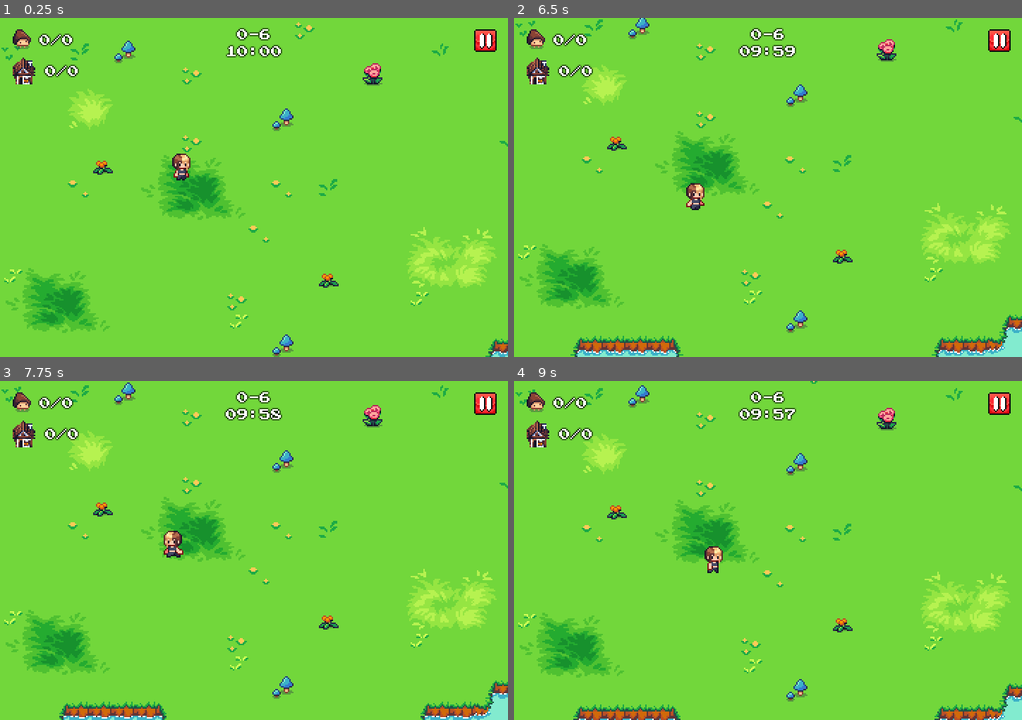
Above: before the commit, frames 1-4 (two rows, left to right).
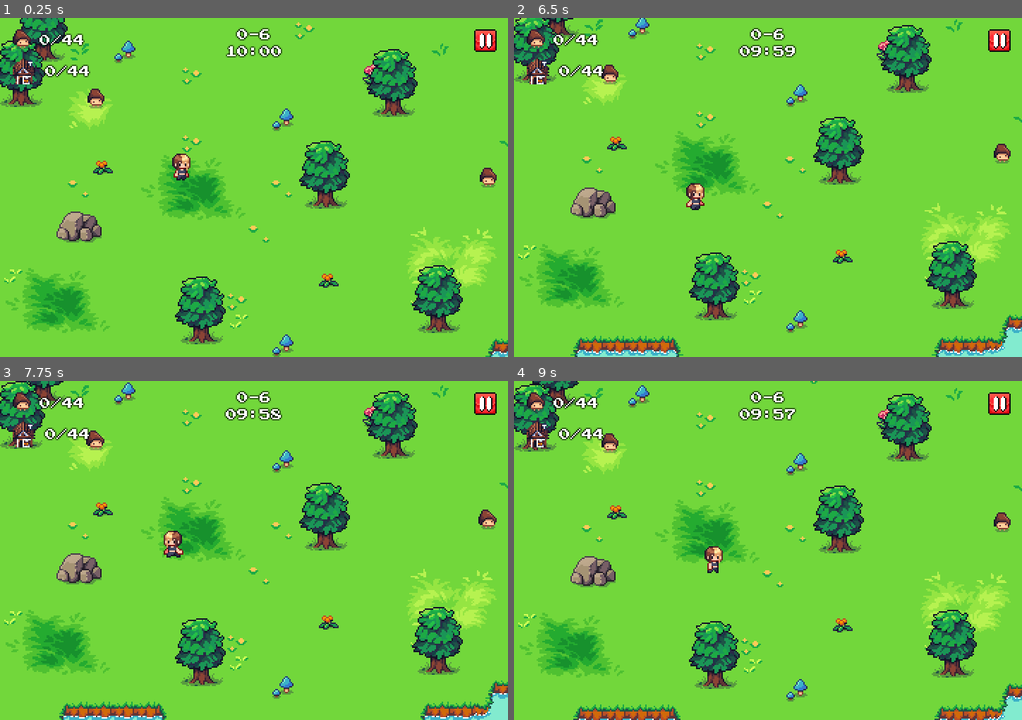
Above: after the commit, the same moments.

Repository: dmitrii-eremin/watch-your-step
Game: Godot game, scene res://scenes/levels/level_06.tscn
Two runs of this game, one before a commit and one after it. Both use one fixed random seed, a clock stepped at 60 frames per second and the inputs below. This scene is started directly instead of the project's main scene.
Inputs (mouse positions are in pixels of both pictures, inside the frame that each line leads up to):
- Up to frame 1 (0.25 s): no input
- Up to frame 2 (6.5 s): click (1001, 41) at 0.5 s; tap Enter (ui_accept) at 1.25, 1.52, 2, 2.75, 3.5, 4.52, 5, 5.75 s; move the mouse to (879, 170) at 1.27 s; hold Right (go_right) 1.28-2 s; click (879, 170) at 1.42 s; drag from (666, 204) to (742, 255) at 2.02 s; move the mouse to (818, 112) at 2.77 s; hold Right (go_right) 2.78-3.5 s; drag from (742, 255) to (615, 136) at 3.52 s; move the mouse to (920, 238) at 4.27 s; hold Left (go_left) 4.28-5 s; drag from (615, 136) to (691, 102) at 5.02 s; move the mouse to (793, 187) at 5.77 s; hold Down (go_down) from 5.78 s (still down); click (793, 187) at 5.92 s
- Up to frame 3 (7.75 s): release Down (go_down) at 6.5 s; drag from (177, 465) to (152, 567) at 6.52 s; move the mouse to (365, 533) at 7.27 s; hold Up (go_up) from 7.28 s (still down); tap Enter (ui_accept) at 7.52 s
- Up to frame 4 (9 s): release Up (go_up) at 8 s; drag from (666, 567) to (742, 618) at 8.02 s; move the mouse to (818, 475) at 8.77 s; hold Down (go_down) from 8.78 s (still down)

The runs differ from the first frame. In frame 1, 8.3% of the frame differs, in the area x 0-98%, y 0-97%; in frame 2, 7.7%; in frame 3, 7.8%; in frame 4, 7.8%.

Commit message:
added mushrooms to level 06

Diff:
--- a/scenes/levels/level_06.tscn
+++ b/scenes/levels/level_06.tscn
@@ -1,12 +1,15 @@
-[gd_scene load_steps=2 format=4 uid="uid://fxx3rsebu526"]
+[gd_scene load_steps=5 format=4 uid="uid://fxx3rsebu526"]
 
 [ext_resource type="PackedScene" uid="uid://ddtoa4aqk6jy3" path="res://scenes/levels/basic_level.tscn" id="1_xbig6"]
+[ext_resource type="PackedScene" uid="uid://cfav76elus1cx" path="res://scenes/tree.tscn" id="2_j2blp"]
+[ext_resource type="PackedScene" uid="uid://y1k0bbofm7jh" path="res://scenes/stone.tscn" id="3_sjpyf"]
+[ext_resource type="PackedScene" uid="uid://b5ke8t4tm5p1c" path="res://scenes/mushroom.tscn" id="4_sjpyf"]
 
 [node name="Level06" instance=ExtResource("1_xbig6")]
 metadata/level = "level06"
 
 [node name="TileMapLayer" parent="WorldMap" index="0"]
-tile_map_data = PackedByteArray("AAAAAAAAAAADAAEAAAAAAAEAAAA …(78550 unchanged characters)… ACDABoAAAAFAAgAAACDABsAAAAFAAkAAACDABwAAAADAAEAAACDAB0AAAADAAEAAACDAB4AAAADAAEAAACDAB8 …(29055 unchanged characters)…
+tile_map_data = PackedByteArray("AAAAAAAAAAADAAEAAAAAAAEAAAA …(78550 unchanged characters)… ACDABoAAAAFAAgAAACDABsAAAAFAAkAAACDABwAAgAHAAcAAACDAB0AAAADAAEAAACDAB4AAAADAAEAAACDAB8 …(29055 unchanged characters)…
 
 [node name="SecondGroundLevelLayer" parent="WorldMap" index="1"]
 tile_map_data = PackedByteArray("AAAXACAAAAAJAAcAAAAXACIAAQAEAAQAAAAXACYAAAAJAAcAAAAYACEAAAAIAAcAAAAYACoAAAAJAAcAAAAaAC …(14928 unchanged characters)…
@@ -20,8 +23,437 @@
 [node name="Obstacles" type="Node2D" parent="YSortedObjects" index="2"]
 y_sort_enabled = true
 
+[node name="Tree" parent="YSortedObjects/Obstacles" index="0" instance=ExtResource("2_j2blp")]
+position = Vector2(32, 24)
+
+[node name="Tree2" parent="YSortedObjects/Obstacles" index="1" instance=ExtResource("2_j2blp")]
+position = Vector2(16, 56)
+
+[node name="Tree3" parent="YSortedObjects/Obstacles" index="2" instance=ExtResource("2_j2blp")]
+position = Vector2(144, 224)
+
+[node name="Tree4" parent="YSortedObjects/Obstacles" index="3" instance=ExtResource("2_j2blp")]
+position = Vector2(312, 216)
+
+[node name="Tree5" parent="YSortedObjects/Obstacles" index="4" instance=ExtResource("2_j2blp")]
+position = Vector2(232, 128)
+
+[node name="Tree6" parent="YSortedObjects/Obstacles" index="5" instance=ExtResource("2_j2blp")]
+position = Vector2(280, 63)
+
+[node name="Tree7" parent="YSortedObjects/Obstacles" index="6" instance=ExtResource("2_j2blp")]
+position = Vector2(424, 96)
+
+[node name="Tree8" parent="YSortedObjects/Obstacles" index="7" instance=ExtResource("2_j2blp")]
+position = Vector2(424, 192)
+
+[node name="Tree9" parent="YSortedObjects/Obstacles" index="8" instance=ExtResource("2_j2blp")]
+position = Vector2(504, 28)
+
+[node name="Tree10" parent="YSortedObjects/Obstacles" index="9" instance=ExtResource("2_j2blp")]
+position = Vector2(504, 70)
+
+[node name="Tree11" parent="YSortedObjects/Obstacles" index="10" instance=ExtResource("2_j2blp")]
+position = Vector2(504, 112)
+
+[node name="Tree12" parent="YSortedObjects/Obstacles" index="11" instance=ExtResource("2_j2blp")]
+position = Vector2(592, 198)
+
+[node name="Tree13" parent="YSortedObjects/Obstacles" index="12" instance=ExtResource("2_j2blp")]
+position = Vector2(616, 231)
+
+[node name="Tree14" parent="YSortedObjects/Obstacles" index="13" instance=ExtResource("2_j2blp")]
+position = Vector2(688, 200)
+
+[node name="Tree15" parent="YSortedObjects/Obstacles" index="14" instance=ExtResource("2_j2blp")]
+position = Vector2(648, 42)
+
+[node name="Tree16" parent="YSortedObjects/Obstacles" index="15" instance=ExtResource("2_j2blp")]
+position = Vector2(808, 127)
+
+[node name="Tree17" parent="YSortedObjects/Obstacles" index="16" instance=ExtResource("2_j2blp")]
+position = Vector2(776, 248)
+
+[node name="Tree18" parent="YSortedObjects/Obstacles" index="17" instance=ExtResource("2_j2blp")]
+position = Vector2(784, 28)
+
+[node name="Tree19" parent="YSortedObjects/Obstacles" index="18" instance=ExtResource("2_j2blp")]
+position = Vector2(872, 190)
+
+[node name="Tree20" parent="YSortedObjects/Obstacles" index="19" instance=ExtResource("2_j2blp")]
+position = Vector2(928, 77)
+
+[node name="Tree21" parent="YSortedObjects/Obstacles" index="20" instance=ExtResource("2_j2blp")]
+position = Vector2(1088, 183)
+
+[node name="Tree22" parent="YSortedObjects/Obstacles" index="21" instance=ExtResource("2_j2blp")]
+position = Vector2(1096, 116)
+
+[node name="Tree23" parent="YSortedObjects/Obstacles" index="22" instance=ExtResource("2_j2blp")]
+position = Vector2(1104, 149)
+
+[node name="Tree24" parent="YSortedObjects/Obstacles" index="23" instance=ExtResource("2_j2blp")]
+position = Vector2(1112, 32)
+
+[node name="Tree25" parent="YSortedObjects/Obstacles" index="24" instance=ExtResource("2_j2blp")]
+position = Vector2(1328, 64)
+
+[node name="Tree26" parent="YSortedObjects/Obstacles" index="25" instance=ExtResource("2_j2blp")]
+position = Vector2(808, 597)
+
+[node name="Tree27" parent="YSortedObjects/Obstacles" index="26" instance=ExtResource("2_j2blp")]
+position = Vector2(760, 504)
+
+[node name="Tree28" parent="YSortedObjects/Obstacles" index="27" instance=ExtResource("2_j2blp")]
+position = Vector2(1136, 664)
+
+[node name="Tree29" parent="YSortedObjects/Obstacles" index="28" instance=ExtResource("2_j2blp")]
+position = Vector2(1944, 680)
+
+[node name="Tree30" parent="YSortedObjects/Obstacles" index="29" instance=ExtResource("2_j2blp")]
+position = Vector2(1224, 568)
+
+[node name="Tree31" parent="YSortedObjects/Obstacles" index="30" instance=ExtResource("2_j2blp")]
+position = Vector2(1272, 503)
+
+[node name="Tree32" parent="YSortedObjects/Obstacles" index="31" instance=ExtResource("2_j2blp")]
+position = Vector2(1344, 287)
+
+[node name="Tree33" parent="YSortedObjects/Obstacles" index="32" instance=ExtResource("2_j2blp")]
+position = Vector2(1600, 567)
+
+[node name="Tree34" parent="YSortedObjects/Obstacles" index="33" instance=ExtResource("2_j2blp")]
+position = Vector2(1416, 279)
+
+[node name="Tree35" parent="YSortedObjects/Obstacles" index="34" instance=ExtResource("2_j2blp")]
+position = Vector2(1432, 375)
+
+[node name="Tree36" parent="YSortedObjects/Obstacles" index="35" instance=ExtResource("2_j2blp")]
+position = Vector2(1368, 343)
+
+[node name="Tree37" parent="YSortedObjects/Obstacles" index="36" instance=ExtResource("2_j2blp")]
+position = Vector2(1584, 638)
+
+[node name="Tree38" parent="YSortedObjects/Obstacles" index="37" instance=ExtResource("2_j2blp")]
+position = Vector2(1608, 671)
+
+[node name="Tree39" parent="YSortedObjects/Obstacles" index="38" instance=ExtResource("2_j2blp")]
+position = Vector2(1680, 640)
+
+[node name="Tree40" parent="YSortedObjects/Obstacles" index="39" instance=ExtResource("2_j2blp")]
+position = Vector2(1640, 482)
+
+[node name="Tree41" parent="YSortedObjects/Obstacles" index="40" instance=ExtResource("2_j2blp")]
+position = Vector2(1800, 567)
+
+[node name="Tree42" parent="YSortedObjects/Obstacles" index="41" instance=ExtResource("2_j2blp")]
+position = Vector2(1768, 688)
+
+[node name="Tree43" parent="YSortedObjects/Obstacles" index="42" instance=ExtResource("2_j2blp")]
+position = Vector2(1776, 468)
+
+[node name="Tree44" parent="YSortedObjects/Obstacles" index="43" instance=ExtResource("2_j2blp")]
+position = Vector2(1864, 630)
+
+[node name="Tree45" parent="YSortedObjects/Obstacles" index="44" instance=ExtResource("2_j2blp")]
+position = Vector2(1920, 517)
+
+[node name="Tree46" parent="YSortedObjects/Obstacles" index="45" instance=ExtResource("2_j2blp")]
+position = Vector2(2080, 623)
+
+[node name="Tree47" parent="YSortedObjects/Obstacles" index="46" instance=ExtResource("2_j2blp")]
+position = Vector2(2088, 556)
+
+[node name="Tree48" parent="YSortedObjects/Obstacles" index="47" instance=ExtResource("2_j2blp")]
+position = Vector2(2024, 400)
+
+[node name="Tree49" parent="YSortedObjects/Obstacles" index="48" instance=ExtResource("2_j2blp")]
+position = Vector2(2104, 472)
+
+[node name="Tree50" parent="YSortedObjects/Obstacles" index="49" instance=ExtResource("2_j2blp")]
+position = Vector2(2432, 695)
+
+[node name="Tree51" parent="YSortedObjects/Obstacles" index="50" instance=ExtResource("2_j2blp")]
+position = Vector2(1936, 56)
+
+[node name="Tree52" parent="YSortedObjects/Obstacles" index="51" instance=ExtResource("2_j2blp")]
+position = Vector2(2008, 48)
+
+[node name="Tree53" parent="YSortedObjects/Obstacles" index="52" instance=ExtResource("2_j2blp")]
+position = Vector2(2024, 144)
+
+[node name="Tree54" parent="YSortedObjects/Obstacles" index="53" instance=ExtResource("2_j2blp")]
+position = Vector2(1960, 112)
+
+[node name="Tree55" parent="YSortedObjects/Obstacles" index="54" instance=ExtResource("2_j2blp")]
+position = Vector2(1064, 383)
+
+[node name="Tree56" parent="YSortedObjects/Obstacles" index="55" instance=ExtResource("2_j2blp")]
+position = Vector2(1136, 375)
+
+[node name="Tree57" parent="YSortedObjects/Obstacles" index="56" instance=ExtResource("2_j2blp")]
+position = Vector2(1152, 471)
+
+[node name="Tree58" parent="YSortedObjects/Obstacles" index="57" instance=ExtResource("2_j2blp")]
+position = Vector2(1088, 439)
+
+[node name="Tree59" parent="YSortedObjects/Obstacles" index="58" instance=ExtResource("2_j2blp")]
+position = Vector2(624, 525)
+
+[node name="Tree60" parent="YSortedObjects/Obstacles" index="59" instance=ExtResource("2_j2blp")]
+position = Vector2(696, 517)
+
+[node name="Tree61" parent="YSortedObjects/Obstacles" index="60" instance=ExtResource("2_j2blp")]
+position = Vector2(712, 613)
+
+[node name="Tree62" parent="YSortedObjects/Obstacles" index="61" instance=ExtResource("2_j2blp")]
+position = Vector2(648, 581)
+
+[node name="Tree63" parent="YSortedObjects/Obstacles" index="62" instance=ExtResource("2_j2blp")]
+position = Vector2(24, 447)
+
+[node name="Tree64" parent="YSortedObjects/Obstacles" index="63" instance=ExtResource("2_j2blp")]
+position = Vector2(200, 620)
+
+[node name="Tree65" parent="YSortedObjects/Obstacles" index="64" instance=ExtResource("2_j2blp")]
+position = Vector2(40, 678)
+
+[node name="Tree66" parent="YSortedObjects/Obstacles" index="65" instance=ExtResource("2_j2blp")]
+position = Vector2(264, 678)
+
+[node name="Tree67" parent="YSortedObjects/Obstacles" index="66" instance=ExtResource("2_j2blp")]
+position = Vector2(312, 432)
+
+[node name="Tree68" parent="YSortedObjects/Obstacles" index="67" instance=ExtResource("2_j2blp")]
+position = Vector2(512, 350)
+
+[node name="Tree69" parent="YSortedObjects/Obstacles" index="68" instance=ExtResource("2_j2blp")]
+position = Vector2(288, 695)
+
+[node name="Tree70" parent="YSortedObjects/Obstacles" index="69" instance=ExtResource("2_j2blp")]
+position = Vector2(312, 528)
+
+[node name="Tree71" parent="YSortedObjects/Obstacles" index="70" instance=ExtResource("2_j2blp")]
+position = Vector2(1640, 85)
+
+[node name="Tree72" parent="YSortedObjects/Obstacles" index="71" instance=ExtResource("2_j2blp")]
+position = Vector2(1712, 77)
+
+[node name="Tree73" parent="YSortedObjects/Obstacles" index="72" instance=ExtResource("2_j2blp")]
+position = Vector2(1728, 173)
+
+[node name="Tree74" parent="YSortedObjects/Obstacles" index="73" instance=ExtResource("2_j2blp")]
+position = Vector2(1664, 141)
+
+[node name="Tree75" parent="YSortedObjects/Obstacles" index="74" instance=ExtResource("2_j2blp")]
+position = Vector2(152, 427)
+
+[node name="Tree76" parent="YSortedObjects/Obstacles" index="75" instance=ExtResource("2_j2blp")]
+position = Vector2(2416, 392)
+
+[node name="Tree77" parent="YSortedObjects/Obstacles" index="76" instance=ExtResource("2_j2blp")]
+position = Vector2(2304, 280)
+
+[node name="Tree78" parent="YSortedObjects/Obstacles" index="77" instance=ExtResource("2_j2blp")]
+position = Vector2(2288, 261)
+
+[node name="Tree79" parent="YSortedObjects/Obstacles" index="78" instance=ExtResource("2_j2blp")]
+position = Vector2(2424, 220)
+
+[node name="Stone" parent="YSortedObjects/Obstacles" index="79" instance=ExtResource("3_sjpyf")]
+position = Vector2(56, 152)
+
+[node name="Stone2" parent="YSortedObjects/Obstacles" index="80" instance=ExtResource("3_sjpyf")]
+position = Vector2(408, 28)
+
+[node name="Stone3" parent="YSortedObjects/Obstacles" index="81" instance=ExtResource("3_sjpyf")]
+position = Vector2(248, 446)
+
+[node name="Stone4" parent="YSortedObjects/Obstacles" index="82" instance=ExtResource("3_sjpyf")]
+position = Vector2(528, 208)
+
+[node name="Stone5" parent="YSortedObjects/Obstacles" index="83" instance=ExtResource("3_sjpyf")]
+position = Vector2(728, 32)
+
+[node name="Stone6" parent="YSortedObjects/Obstacles" index="84" instance=ExtResource("3_sjpyf")]
+position = Vector2(408, 427)
+
+[node name="Stone7" parent="YSortedObjects/Obstacles" index="85" instance=ExtResource("3_sjpyf")]
+position = Vector2(600, 613)
+
+[node name="Stone8" parent="YSortedObjects/Obstacles" index="86" instance=ExtResource("3_sjpyf")]
+position = Vector2(928, 357)
+
+[node name="Stone9" parent="YSortedObjects/Obstacles" index="87" instance=ExtResource("3_sjpyf")]
+position = Vector2(880, 24)
+
+[node name="Stone10" parent="YSortedObjects/Obstacles" index="88" instance=ExtResource("3_sjpyf")]
+position = Vector2(1136, 63)
+
+[node name="Stone11" parent="YSortedObjects/Obstacles" index="89" instance=ExtResource("3_sjpyf")]
+position = Vector2(1344, 439)
+
+[node name="Stone12" parent="YSortedObjects/Obstacles" index="90" instance=ExtResource("3_sjpyf")]
+position = Vector2(1200, 632)
+
+[node name="Stone13" parent="YSortedObjects/Obstacles" index="91" instance=ExtResource("3_sjpyf")]
+position = Vector2(1224, 328)
+
+[node name="Stone14" parent="YSortedObjects/Obstacles" index="92" instance=ExtResource("3_sjpyf")]
+position = Vector2(1800, 32)
+
+[node name="Stone15" parent="YSortedObjects/Obstacles" index="93" instance=ExtResource("3_sjpyf")]
+position = Vector2(1864, 200)
+
+[node name="Stone16" parent="YSortedObjects/Obstacles" index="94" instance=ExtResource("3_sjpyf")]
+position = Vector2(1968, 434)
+
+[node name="Stone17" parent="YSortedObjects/Obstacles" index="95" instance=ExtResource("3_sjpyf")]
+position = Vector2(1520, 594)
+
+[node name="Stone18" parent="YSortedObjects/Obstacles" index="96" instance=ExtResource("3_sjpyf")]
+position = Vector2(2032, 671)
+
+[node name="Stone19" parent="YSortedObjects/Obstacles" index="97" instance=ExtResource("3_sjpyf")]
+position = Vector2(2424, 312)
+
+[node name="Stone20" parent="YSortedObjects/Obstacles" index="98" instance=ExtResource("3_sjpyf")]
+position = Vector2(2312, 630)
+
 [node name="Mushrooms" type="Node2D" parent="YSortedObjects" index="3"]
 y_sort_enabled = true
 
+[node name="Mushroom" parent="YSortedObjects/Mushrooms" index="0" instance=ExtResource("4_sjpyf")]
+position = Vector2(68, 48)
+
+[node name="Mushroom2" parent="YSortedObjects/Mushrooms" index="1" instance=ExtResource("4_sjpyf")]
+position = Vector2(160, 264)
+
+[node name="Mushroom3" parent="YSortedObjects/Mushrooms" index="2" instance=ExtResource("4_sjpyf")]
+position = Vector2(346, 104)
+
+[node name="Mushroom4" parent="YSortedObjects/Mushrooms" index="3" instance=ExtResource("4_sjpyf")]
+position = Vector2(416, 8)
+
+[node name="Mushroom5" parent="YSortedObjects/Mushrooms" index="4" instance=ExtResource("4_sjpyf")]
+position = Vector2(600, 208)
+
+[node name="Mushroom6" parent="YSortedObjects/Mushrooms" index="5" instance=ExtResource("4_sjpyf")]
+position = Vector2(840, 41)
+
+[node name="Mushroom7" parent="YSortedObjects/Mushrooms" index="6" instance=ExtResource("4_sjpyf")]
+position = Vector2(1128, 169)
+
+[node name="Mushroom8" parent="YSortedObjects/Mushrooms" index="7" instance=ExtResource("4_sjpyf")]
+position = Vector2(1152, 35)
+
+[node name="Mushroom9" parent="YSortedObjects/Mushrooms" index="8" instance=ExtResource("4_sjpyf")]
+position = Vector2(1536, 5)
+
+[node name="Mushroom10" parent="YSortedObjects/Mushrooms" index="9" instance=ExtResource("4_sjpyf")]
+position = Vector2(2160, 0)
+
+[node name="Mushroom11" parent="YSortedObjects/Mushrooms" index="10" instance=ExtResource("4_sjpyf")]
+position = Vector2(2064, 96)
+
+[node name="Mushroom12" parent="YSortedObjects/Mushrooms" index="11" instance=ExtResource("4_sjpyf")]
+position = Vector2(1888, 32)
+
+[node name="Mushroom13" parent="YSortedObjects/Mushrooms" index="12" instance=ExtResource("4_sjpyf")]
+position = Vector2(1792, 238)
+
+[node name="Mushroom14" parent="YSortedObjects/Mushrooms" index="13" instance=ExtResource("4_sjpyf")]
+position = Vector2(1656, 264)
+
+[node name="Mushroom15" parent="YSortedObjects/Mushrooms" index="14" instance=ExtResource("4_sjpyf")]
+position = Vector2(1232, 309)
+
+[node name="Mushroom16" parent="YSortedObjects/Mushrooms" index="15" instance=ExtResource("4_sjpyf")]
+position = Vector2(1416, 334)
+
+[node name="Mushroom17" parent="YSortedObjects/Mushrooms" index="16" instance=ExtResource("4_sjpyf")]
+position = Vector2(1256, 463)
+
+[node name="Mushroom18" parent="YSortedObjects/Mushrooms" index="17" instance=ExtResource("4_sjpyf")]
+position = Vector2(944, 338)
+
+[node name="Mushroom19" parent="YSortedObjects/Mushrooms" index="18" instance=ExtResource("4_sjpyf")]
+position = Vector2(1088, 468)
+
+[node name="Mushroom20" parent="YSortedObjects/Mushrooms" index="19" instance=ExtResource("4_sjpyf")]
+position = Vector2(1168, 654)
+
+[node name="Mushroom21" parent="YSortedObjects/Mushrooms" index="20" instance=ExtResource("4_sjpyf")]
+position = Vector2(992, 540)
+
+[node name="Mushroom22" parent="YSortedObjects/Mushrooms" index="21" instance=ExtResource("4_sjpyf")]
+position = Vector2(840, 520)
+
+[node name="Mushroom23" parent="YSortedObjects/Mushrooms" index="22" instance=ExtResource("4_sjpyf")]
+position = Vector2(768, 608)
+
+[node name="Mushroom24" parent="YSortedObjects/Mushrooms" index="23" instance=ExtResource("4_sjpyf")]
+position = Vector2(648, 503)
+
+[node name="Mushroom25" parent="YSortedObjects/Mushrooms" index="24" instance=ExtResource("4_sjpyf")]
+position = Vector2(576, 588)
+
+[node name="Mushroom26" parent="YSortedObjects/Mushrooms" index="25" instance=ExtResource("4_sjpyf")]
+position = Vector2(144, 672)
+
+[node name="Mushroom27" parent="YSortedObjects/Mushrooms" index="26" instance=ExtResource("4_sjpyf")]
+position = Vector2(296, 487)
+
+[node name="Mushroom28" parent="YSortedObjects/Mushrooms" index="27" instance=ExtResource("4_sjpyf")]
+position = Vector2(32, 517)
+
+[node name="Mushroom29" parent="YSortedObjects/Mushrooms" index="28" instance=ExtResource("4_sjpyf")]
+position = Vector2(16, 398)
+
+[node name="Mushroom30" parent="YSortedObjects/Mushrooms" index="29" instance=ExtResource("4_sjpyf")]
+position = Vector2(368, 386)
+
+[node name="Mushroom31" parent="YSortedObjects/Mushrooms" index="30" instance=ExtResource("4_sjpyf")]
+position = Vector2(1472, 643)
+
+[node name="Mushroom32" parent="YSortedObjects/Mushrooms" index="31" instance=ExtResource("4_sjpyf")]
+position = Vector2(1584, 540)
+
+[node name="Mushroom33" parent="YSortedObjects/Mushrooms" index="32" instance=ExtResource("4_sjpyf")]
+position = Vector2(1672, 427)
+
+[node name="Mushroom34" parent="YSortedObjects/Mushrooms" index="33" instance=ExtResource("4_sjpyf")]
+position = Vector2(1752, 648)
+
+[node name="Mushroom35" parent="YSortedObjects/Mushrooms" index="34" instance=ExtResource("4_sjpyf")]
+position = Vector2(1904, 495)
+
+[node name="Mushroom36" parent="YSortedObjects/Mushrooms" index="35" instance=ExtResource("4_sjpyf")]
+position = Vector2(2088, 427)
+
+[node name="Mushroom37" parent="YSortedObjects/Mushrooms" index="36" instance=ExtResource("4_sjpyf")]
+position = Vector2(2016, 352)
+
+[node name="Mushroom38" parent="YSortedObjects/Mushrooms" index="37" instance=ExtResource("4_sjpyf")]
+position = Vector2(2144, 626)
+
+[node name="Mushroom39" parent="YSortedObjects/Mushrooms" index="38" instance=ExtResource("4_sjpyf")]
+position = Vector2(2336, 607)
+
+[node name="Mushroom40" parent="YSortedObjects/Mushrooms" index="39" instance=ExtResource("4_sjpyf")]
+position = Vector2(2272, 515)
+
+[node name="Mushroom41" parent="YSortedObjects/Mushrooms" index="40" instance=ExtResource("4_sjpyf")]
+position = Vector2(2432, 642)
+
+[node name="Mushroom42" parent="YSortedObjects/Mushrooms" index="41" instance=ExtResource("4_sjpyf")]
+position = Vector2(2392, 528)
+
+[node name="Mushroom43" parent="YSortedObjects/Mushrooms" index="42" instance=ExtResource("4_sjpyf")]
+position = Vector2(2400, 351)
+
+[node name="Mushroom44" parent="YSortedObjects/Mushrooms" index="43" instance=ExtResource("4_sjpyf")]
+position = Vector2(2224, 246)
+
 [node name="Enemies" type="Node2D" parent="YSortedObjects" index="4"]
 y_sort_enabled = true
